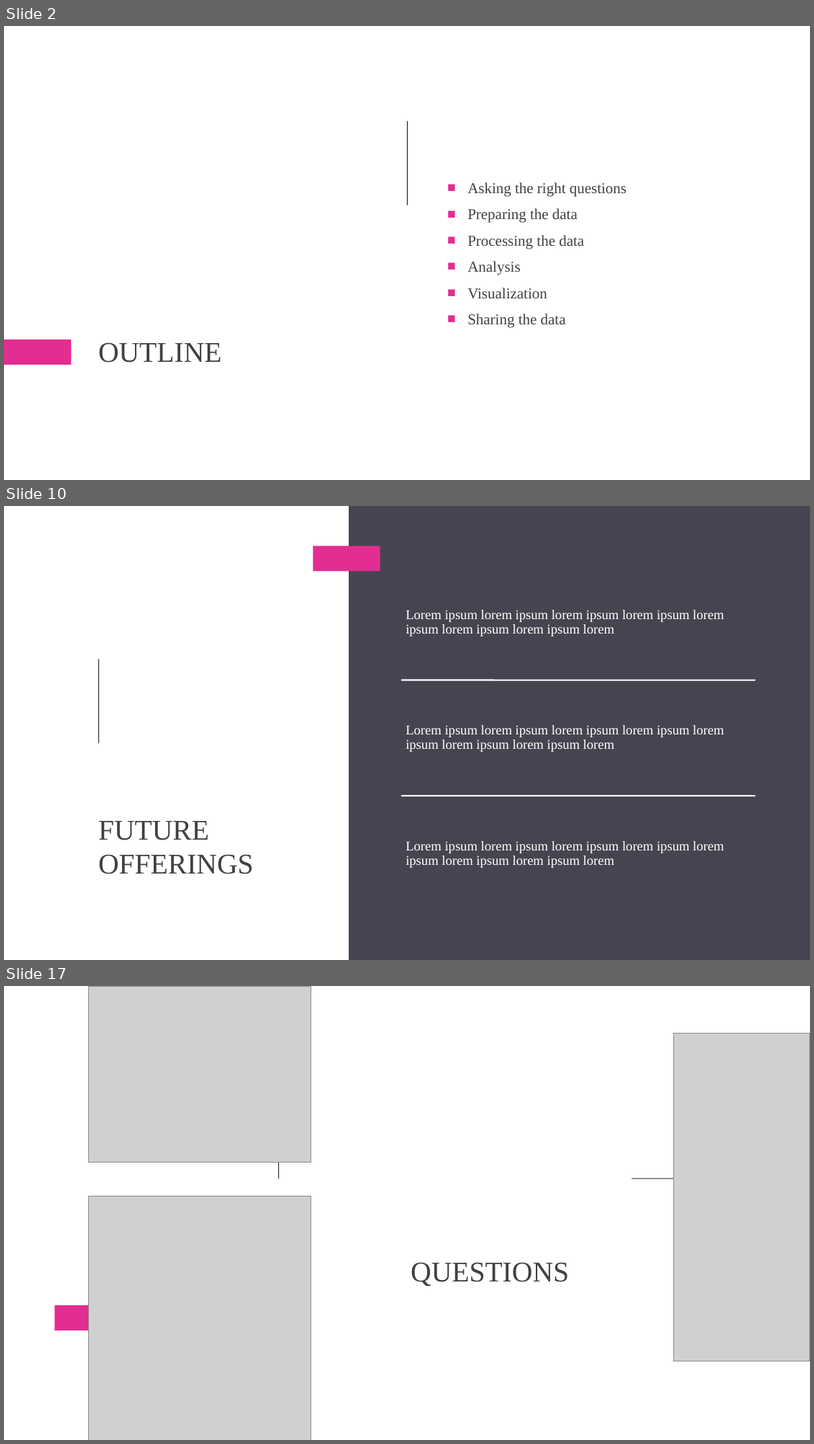
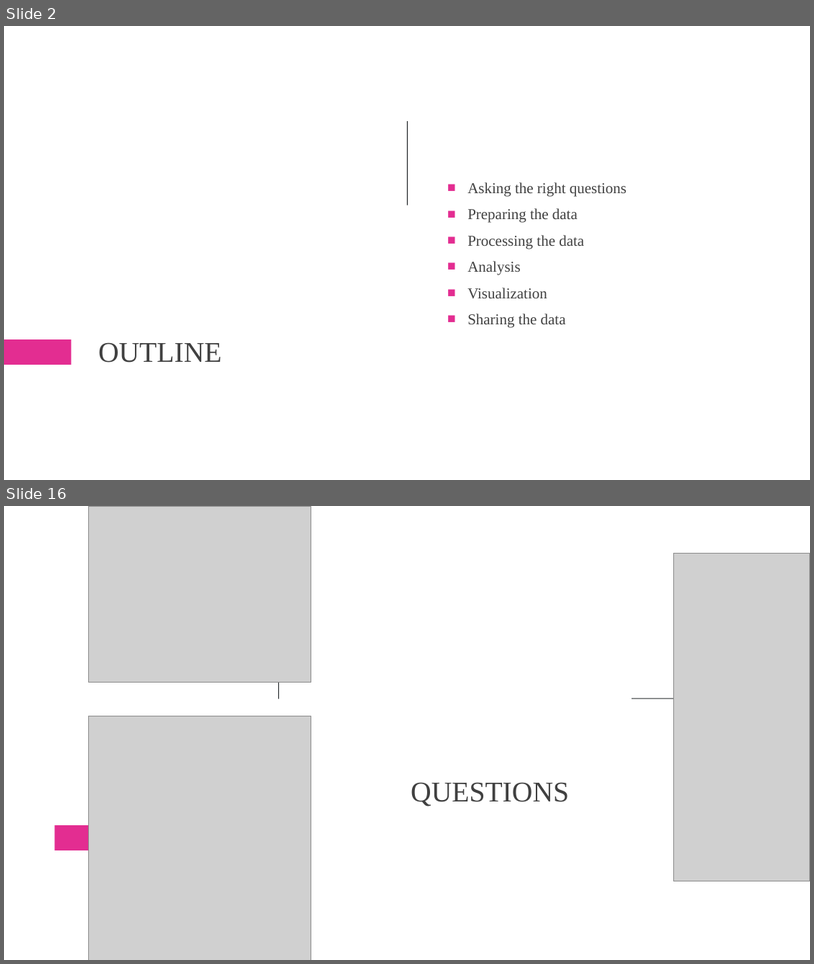
Before and after one commit to MuhammadOwais766/Google_Case_Study, a slide deck: Case_Study_Presentation.pptx. Shown one above the other, each under a label of ours: slides 2, 10 and 17 before the commit, slides 2 and 16 after it; the slides between them are not shown. The pictures are 814x1444 and 814x964 pixels, drawn with LibreOffice and Linux fonts; fonts in the diff are those of the drawing; grey boxes stand for pictures. Boxes give left, top, right and bottom in pixels: in the first picture for what was removed or moved away, otherwise in the second. Text is boxed around its words. In the diff, an @@ line names an element or a change of style, - is before the commit and + after.

```diff
--- a/Case_Study_Presentation.pptx
+++ b/Case_Study_Presentation.pptx
@@ slide 10 removed at [4,506,810,960], background #FFFFFF @@
@@ rectangle removed at [349,506,810,960] @@
@@ rectangle removed at [313,546,381,572] @@
@@ rectangle removed at [98,659,99,743] @@
@@ title removed at [98,821,254,874] @@
-FUTURE OFFERINGS
@@ group removed at [402,610,756,867]: 3 texts, 2 lines @@
-Lorem ipsum lorem ipsum lorem ipsum lorem ipsum lorem ipsum lorem ipsum lorem ipsum lorem
-Lorem ipsum lorem ipsum lorem ipsum lorem ipsum lorem ipsum lorem ipsum lorem ipsum lorem
-Lorem ipsum lorem ipsum lorem ipsum lorem ipsum lorem ipsum lorem ipsum lorem ipsum lorem
@@ what was slide 17 is now slide 16 @@
```
Also in this commit, not shown: 4 slides changed, 11 slides added, 11 other slides removed, 8 other files.
